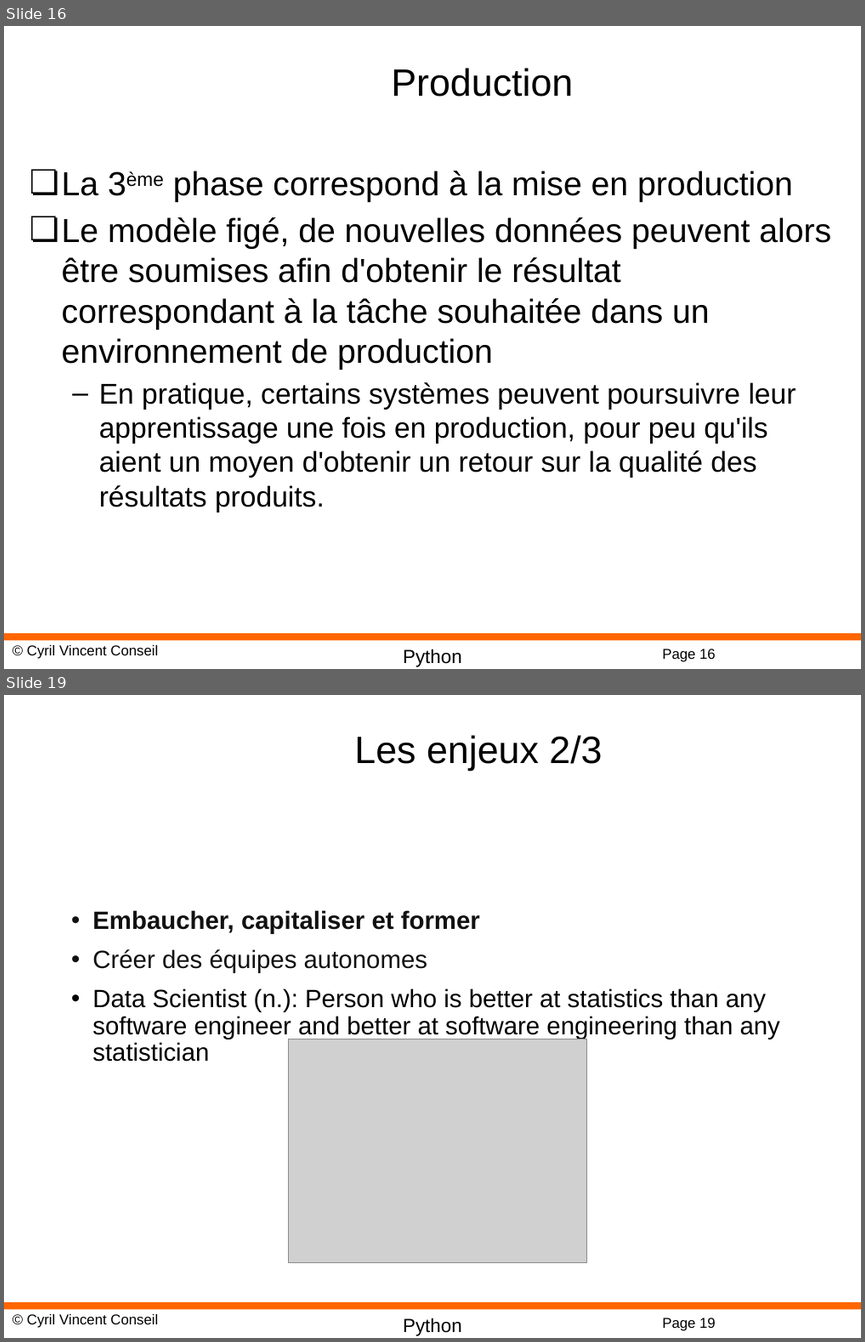
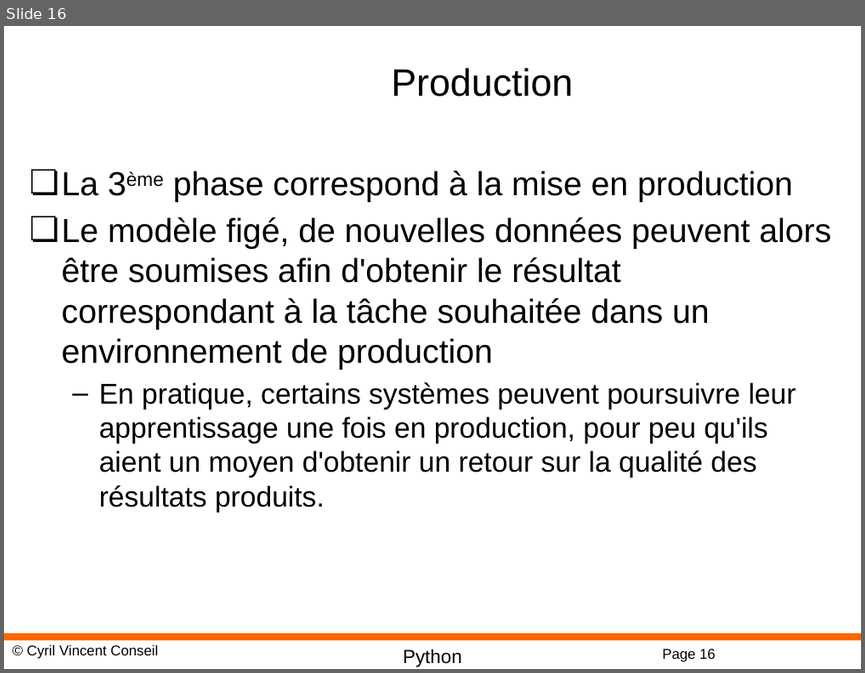
Before and after one commit to cyrilvincent/bigdata, a slide deck: ppt/BigData12-Project.pptx. Shown one above the other, each under a label of ours: slides 16 and 19 before the commit, slide 16 after it; the slides between them are not shown. The pictures are 865x1342 and 865x673 pixels, drawn with LibreOffice and Linux fonts; fonts in the diff are those of the drawing; grey boxes stand for pictures; background and template pictures are left out. Boxes give left, top, right and bottom in pixels: in the first picture for what was removed or moved away, otherwise in the second. Text is boxed around its words. In the diff, an @@ line names an element or a change of style, - is before the commit and + after.

```diff
--- a/ppt/BigData12-Project.pptx
+++ b/ppt/BigData12-Project.pptx
@@ slide 19 removed at box(4, 695, 861, 1338), background #FFFFFF; not listed: 4 template elements that a slide beside it also shows @@
@@ title removed at box(354, 735, 602, 771) @@
-Les enjeux 2/3
@@ text removed at box(92, 910, 780, 1061) @@
-• Embaucher, capitaliser et former
-• Créer des équipes autonomes
-• Data Scientist (n.): Person who is better at statistics than any software engineer and better at software engineering than any statistician
@@ picture removed at box(289, 1038, 586, 1262) @@
```
Also in this commit, not shown: 6 other slides removed, 14 other files.
